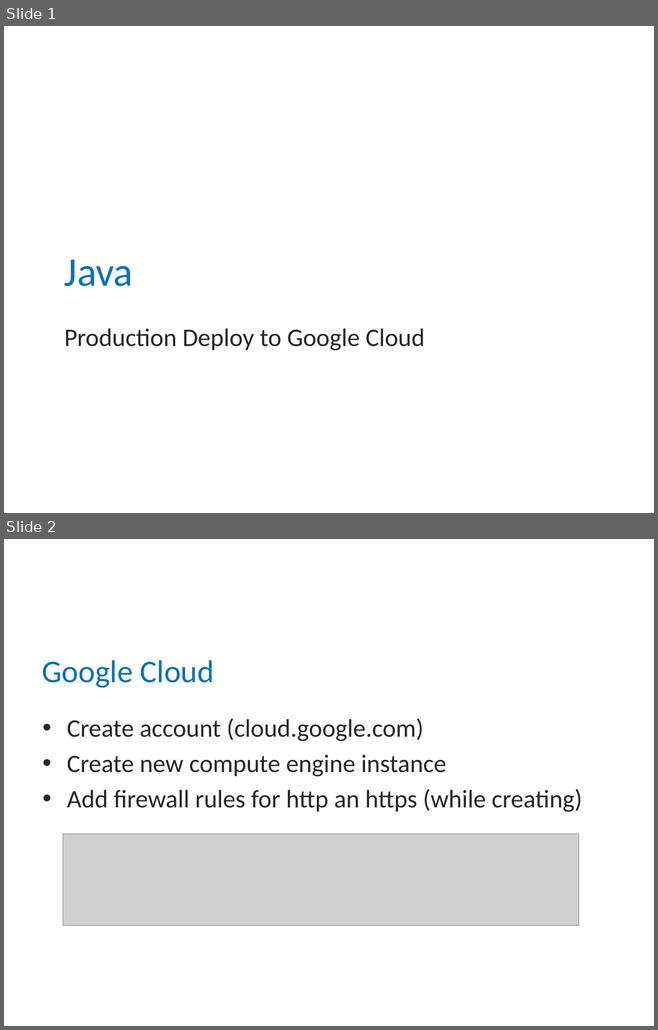
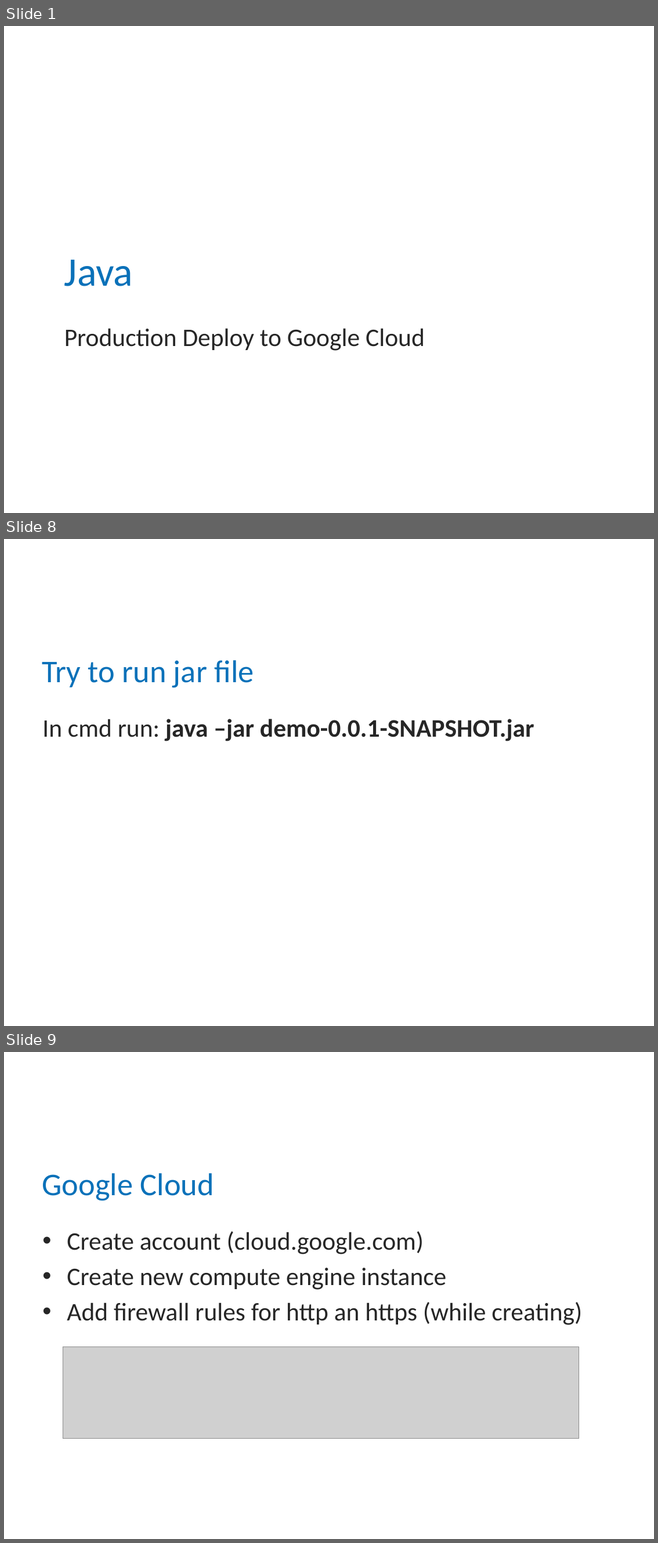
Before and after one commit to mitka0260/BCSlessons, a slide deck: src/main/java/ee/bcs/java/lectures/Loeng47 - Google-Cloud-Deploy.pptx. Shown one above the other, each under a label of ours: slides 1 and 2 before the commit, slides 1, 8 and 9 after it; the slides between them are not shown. The pictures are 658x1030 and 658x1543 pixels, drawn with LibreOffice and Linux fonts; fonts in the diff are those of the drawing; grey boxes stand for pictures; background and template pictures are left out. Boxes give left, top, right and bottom in pixels: in the first picture for what was removed or moved away, otherwise in the second. Text is boxed around its words. In the diff, an @@ line names an element or a change of style, - is before the commit and + after.

```diff
--- a/src/main/java/ee/bcs/java/lectures/Loeng47 - Google-Cloud-Deploy.pptx
+++ b/src/main/java/ee/bcs/java/lectures/Loeng47 - Google-Cloud-Deploy.pptx
@@ slide 8 added at (4, 539, 654, 1026), background #FFFFFF @@
@@ title added at (42, 660, 253, 688), 35 pt, text #0A71B9 @@
+Try to run jar file
@@ text added at (42, 719, 534, 741), 28 pt, text #262626, bold @@
+In cmd run: java –jar demo-0.0.1-SNAPSHOT.jar
@@ what was slide 2 is now slide 9 @@
```
Also in this commit, not shown: 5 slides changed, 6 other slides added, 1 other file.
